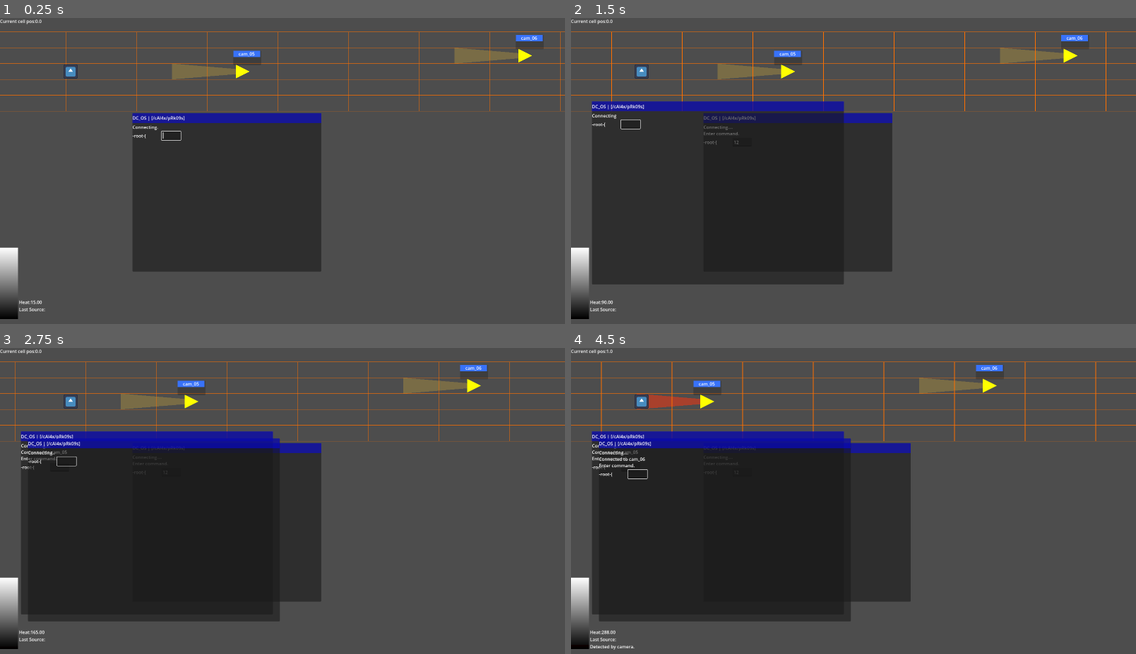
Above: before the commit, frames 1-4 (two rows, left to right).
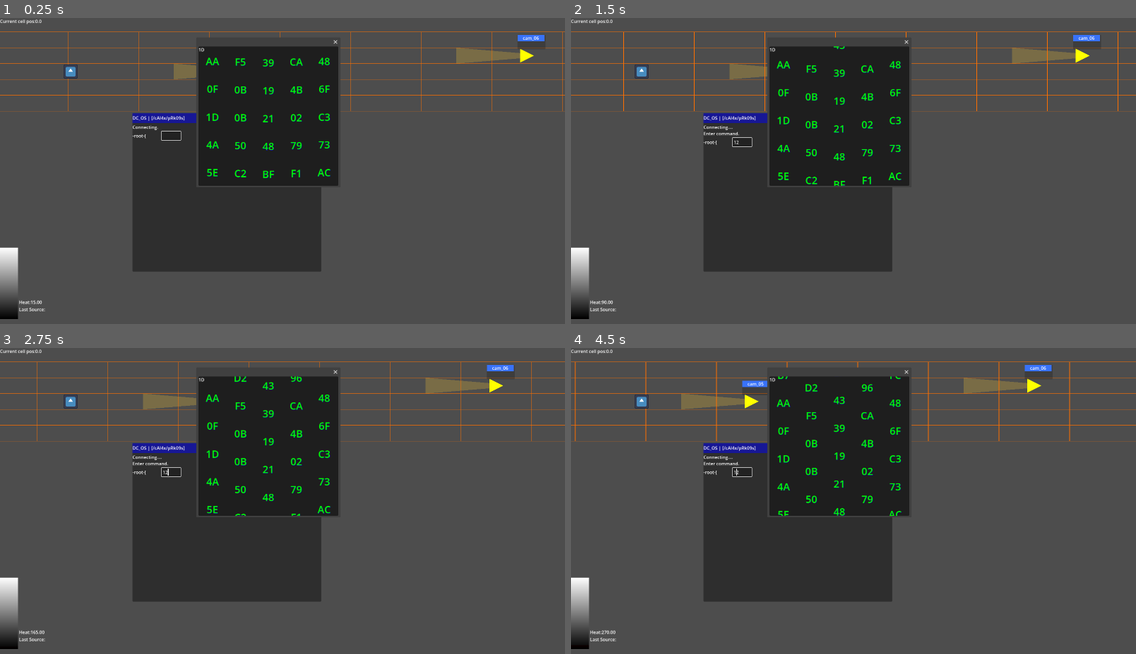
Above: after the commit, the same moments.

Repository: kultcher/dead_channel
Game: Godot game, scene res://Scenes/run_main.tscn
Same seed, same stepped clock (60 frames per second), same inputs: the game is played once before the commit and once after it. The engine's default icon, where the game draws it, is replaced by a stand-in: a white triangle on a blue panel in a dark square.
Inputs (mouse positions are in pixels of both pictures, inside the frame that each line leads up to):
- Up to frame 1 (0.25 s): no input
- Up to frame 2 (1.5 s): click (740, 134) at 0.52 s; type "12" at 0.6 s; move the mouse to (797, 70) at 1.27 s; hold Right (ui_right) from 1.28 s (still down); click (797, 70) at 1.42 s
- Up to frame 3 (2.75 s): move the mouse to (480, 384) at 2.02 s; release Right (ui_right) at 2.03 s; hold Left (ui_left) from 2.03 s (still down); click (480, 384) at 2.17 s
- Up to frame 4 (4.5 s): move the mouse to (910, 436) at 2.77 s; release Left (ui_left) at 2.78 s; hold Right (ui_right) 2.78-4.28 s; click (910, 436) at 2.92 s; move the mouse to (825, 568) at 3.52 s; click (825, 568) at 3.67 s; move the mouse to (1023, 553) at 4.27 s; hold Left (ui_left) from 4.28 s (still down); click (1023, 553) at 4.42 s

The runs differ from the first frame. In frame 1, 7.6% of the frame differs, in the area x 11-100%, y 4-55%; in frame 2, 22%; in frame 3, 23%; in frame 4, 25%, in the area x 0-93%, y 0-99%.

Commit message:
Switched to session-based terminal, prototype of sniffer minigame

Diff:
--- a/Scenes/run_main.tscn
+++ b/Scenes/run_main.tscn
@@ -7,6 +7,7 @@
 [ext_resource type="Script" uid="uid://gms8x710vr6g" path="res://Scripts/window_manager.gd" id="5_wudor"]
 [ext_resource type="Script" uid="uid://biyb8hixpkc42" path="res://Scenes/heat_tracker.gd" id="6_85m8a"]
 [ext_resource type="PackedScene" uid="uid://dbqweh3v2f0bq" path="res://Scenes/terminal_window.tscn" id="7_4qt4q"]
+[ext_resource type="PackedScene" uid="uid://hjsy8naghiwy" path="res://sniff.tscn" id="8_jx6wh"]
 
 [sub_resource type="Gradient" id="Gradient_882wi"]
 
@@ -79,3 +80,7 @@
 offset_top = -667.0
 offset_right = 987.0
 offset_bottom = -173.0
+
+[node name="SniffWindow" parent="." unique_id=1932794128 instance=ExtResource("8_jx6wh")]
+initial_position = 0
+position = Vector2i(710, 102)
--- a/Scripts/Autoload/CommandDispatch.gd
+++ b/Scripts/Autoload/CommandDispatch.gd
@@ -10,7 +10,8 @@
 var window_manager: CanvasLayer = null
 
 # === SIGNALS ===
-signal command_complete(command: String, args: Array, flags: Array, context: ActiveSignal)
+signal set_terminal_signal(active_sig: ActiveSignal)
+signal command_complete(cmd_context: CommandContext)
 signal command_error(error_msg: String, context: ActiveSignal)
 
 # === COMMAND REGISTRY ===
@@ -47,17 +48,26 @@
 	"ACC": "ACCESS", "INS": "INSPECT", "SPF": "SPOOF", "KIL": "KILL"
 }
 
+func switch_terminal_session(active_sig: ActiveSignal):
+	terminal_window.switch_session(active_sig)
+
 # === MAIN ENTRY POINT ===
 
 # Package commands and sorts it depending on if terminal session matches signal
 func process_command(input: String, active_sig: ActiveSignal = null) -> void:
 	var parsed = parse_input(input.to_lower())
+	var session_sig = terminal_window.active_signal
+	var target_sig = signal_manager.get_active_signal(parsed.arg)
 
+	# syntax error
 	if parsed.has("error"):
 		command_error.emit(parsed.error, active_sig)
 		return
 
-	var target_sig = signal_manager.get_active_signal(parsed.arg)
+	# Signal despawned
+	if !target_sig in signal_manager.signal_queue:
+		command_error.emit("!!> " + parsed.command + " failed. Connection lost.")
+		return
 
 	var cmd_context = CommandContext.new()
 	cmd_context.active_sig = active_sig
@@ -65,10 +75,27 @@
 	cmd_context.command = parsed.command
 	cmd_context.arg = parsed.arg
 
-	if active_sig == target_sig:
-		process_command_matched(cmd_context)
+	# ACCESS can switch sessions from the terminal regardless
+	if cmd_context.command == "ACCESS":
+		cmd_context.active_sig = target_sig
+		_cmd_access(cmd_context)
+		return
+
+	if !session_sig:
+		command_error.emit("!!> " + parsed.command + " failed. Incorrect context.")
+		return
+
+	# Wrong session TODO: Add auto-connect to new other session name with prompt
+	if session_sig.data.system_id != cmd_context.arg:
+		command_error.emit("!!> " + parsed.command + " failed. " + parsed.arg + " out of context.", cmd_context.active_sig)
+		return
+
+	# execute
+	var handler_method = "_cmd_" + cmd_context.command.to_lower()
+	if has_method(handler_method):
+		call(handler_method, cmd_context)
 	else:
-		process_command_mismatch(cmd_context, target_sig)
+		command_error.emit("Invalid command: " + cmd_context.command, cmd_context.active_sig)
 
 func process_command_matched(cmd_context: CommandContext):
 	var handler_method = "_cmd_" + cmd_context.command.to_lower()
@@ -95,6 +122,7 @@
 	if cmd_context.active_sig.data.system_id != cmd_context.arg:
 		command_error.emit("!!> " + cmd_context.command + " failed. " + cmd_context.arg + " out of context.", cmd_context.active_sig)
 		return
+
 
 # === PARSER ===
 func parse_input(input: String) -> Dictionary:
--- a/Scripts/signal_manager.gd
+++ b/Scripts/signal_manager.gd
@@ -3,8 +3,9 @@
 
 extends Node2D
 
-@onready var timeline_manager = $"../TimelineManager"
+@onready var timeline_manager = CommandDispatch.timeline_manager
 @onready var window_manager = $"../../WindowManager"
+@onready var terminal_window = CommandDispatch.terminal_window
 
 var signal_scene = preload("res://Scenes/signal_entity.tscn")
 
@@ -109,8 +110,8 @@
 
 # === SCAN & LOCK LOGIC ===
 
-func _on_signal_left_clicked(active_signal: ActiveSignal):
-	window_manager.route_signal_to_window(active_signal)
+func _on_signal_left_clicked(active_sig: ActiveSignal):
+	CommandDispatch.switch_terminal_session(active_sig)
 
 func _on_signal_mouse_enter(signal_entered: ActiveSignal):
 	if currently_scanning_signal != null and currently_scanning_signal.is_scan_locked:
--- a/Scripts/terminal_window.gd
+++ b/Scripts/terminal_window.gd
@@ -36,7 +36,7 @@
 	for str in cmd_context.log:
 		print_to_log(str)
 
-func _on_command_error(error_msg: String, signal_context: ActiveSignal) -> void:
+func _on_command_error(error_msg: String, signal_context: ActiveSignal = null) -> void:
 	if signal_context != active_signal:
 		return
 	print_to_log("!! ERROR: " + error_msg)
--- a/Scripts/timeline_manager.gd
+++ b/Scripts/timeline_manager.gd
@@ -4,7 +4,7 @@
 extends Node2D
 
 # SETTINGS
-@export var cells_per_second: float = 0.25 # Cells moved per second
+@export var cells_per_second: float = 0.15 # Cells moved per second
 @export var slow_speed_modifier: float = 0.5
 @export var fast_speed_modifier: float = 2.0
 @export var runner_screen_offset_cells: float = 1
--- a/Scripts/window_manager.gd
+++ b/Scripts/window_manager.gd
@@ -13,16 +13,4 @@
 var window_count := 0
 
 func _ready():
-	signal_manager.signal_clicked.connect(route_signal_to_window)
-	CommandDispatch.window_manager = self
-
-func route_signal_to_window(active_signal: ActiveSignal):
-	var new_window = terminal_window.instantiate()
-	new_window.active_signal = active_signal
-	add_child(new_window)
-
-	var offset = default_spawn_offset + (cascade_step * window_count)
-	new_window.position = offset
-	window_count += 1
-
-	print("WindowManager: Opening window for ", active_signal.data.type)
+	pass
--- /dev/null
+++ b/sniff.tscn
@@ -0,0 +1,42 @@
+[gd_scene format=3 uid="uid://hjsy8naghiwy"]
+
+[ext_resource type="Script" uid="uid://dgrt0ubi2jaiy" path="res://sniff_puzzle.gd" id="1_t8yyu"]
+[ext_resource type="Script" uid="uid://e6qs3vr1gvw2" path="res://sniff_cell.gd" id="2_uylnt"]
+
+[sub_resource type="SystemFont" id="SystemFont_t8yyu"]
+
+[node name="SniffWindow" type="Window" unique_id=1187498287]
+oversampling_override = 1.0
+initial_position = 1
+size = Vector2i(500, 500)
+script = ExtResource("1_t8yyu")
+
+[node name="Panel" type="Panel" parent="." unique_id=42392778]
+self_modulate = Color(0, 0, 0, 1)
+offset_right = 500.0
+offset_bottom = 500.0
+mouse_filter = 2
+
+[node name="Layer" type="CanvasLayer" parent="Panel" unique_id=369522615]
+
+[node name="Label" type="Label" parent="Panel/Layer" unique_id=1642667921]
+offset_left = -100.0
+offset_top = -100.0
+size_flags_vertical = 3
+mouse_filter = 0
+theme_override_colors/font_color = Color(0, 1, 0, 1)
+theme_override_colors/font_shadow_color = Color(0, 0, 1, 0.54200006)
+theme_override_colors/font_outline_color = Color(6.317161e-07, 0.31662995, 2.4065375e-07, 1)
+theme_override_fonts/font = SubResource("SystemFont_t8yyu")
+theme_override_font_sizes/font_size = 36
+text = "1"
+horizontal_alignment = 1
+vertical_alignment = 1
+script = ExtResource("2_uylnt")
+
+[node name="Target" type="Label" parent="." unique_id=911439054]
+offset_right = 40.0
+offset_bottom = 23.0
+text = "test"
+
+[connection signal="gui_input" from="Panel/Layer/Label" to="Panel/Layer/Label" method="_on_gui_input"]
--- /dev/null
+++ b/sniff_cell.gd
@@ -0,0 +1,8 @@
+extends Label
+
+signal sniff_cell_clicked(value)
+
+func _on_gui_input(event: InputEvent) -> void:
+	if event is InputEventMouseButton:
+		if event.button_index == MOUSE_BUTTON_LEFT and event.pressed:
+			sniff_cell_clicked.emit(self.text)
--- /dev/null
+++ b/sniff_puzzle.gd
@@ -0,0 +1,71 @@
+extends Window
+
+@onready var label = $Panel/Layer/Label
+@onready var layer = $Panel/Layer
+@onready var target = $Target
+
+var all_tiles = []
+var target_tile: Control
+var target_value
+
+func _ready():
+	randomize()
+	populate()
+
+func _process(delta: float):
+	for child in layer.get_children():
+		if child.position.x == 0:
+			child.position.y += 10 * delta
+		if child.position.x == 100:
+			child.position.y += 20 * delta
+		if child.position.x == 200:
+			child.position.y += 30 * delta
+		if child.position.x == 300:
+			child.position.y += 20 * delta
+		if child.position.x == 400:
+			child.position.y += 10 * delta
+		scroll(child)
+
+
+func populate():
+	var x: int = 0
+	var y: int = 0
+	var new_cell
+	while x < 6:
+		while y < 6:
+			new_cell = label.duplicate()
+			new_cell.position.x = 100 * x
+			new_cell.position.y += 100 * y
+			new_cell.text = generate_hex()
+			new_cell.sniff_cell_clicked.connect(_check_sniff)
+			layer.add_child(new_cell)
+			all_tiles.append(new_cell)
+			y += 1
+		y = 0
+		x += 1
+	target_tile = all_tiles.pick_random()
+	target_value = target_tile.text
+	target.text = target_value
+
+func scroll(child):
+#	child.position.y += 1
+	if child.position.y > 500:
+		var new_cell = child.duplicate()
+		new_cell.position.y = -100
+		if new_cell.text != target_value:
+			new_cell.text = generate_hex()
+			while new_cell.text == target_value:
+				new_cell.text = generate_hex()
+
+		new_cell.sniff_cell_clicked.connect(_check_sniff)
+		layer.add_child(new_cell)
+		child.queue_free()
+
+func generate_hex() -> String:
+	var s = "%02X" % randi_range(0, 255)
+	return s
+
+func _check_sniff(text):
+	print(text)
+	if text == target_value:
+		print("VICTORY")
Not shown, added: sniff_cell.gd.uid
Not shown, added: sniff_puzzle.gd.uid
